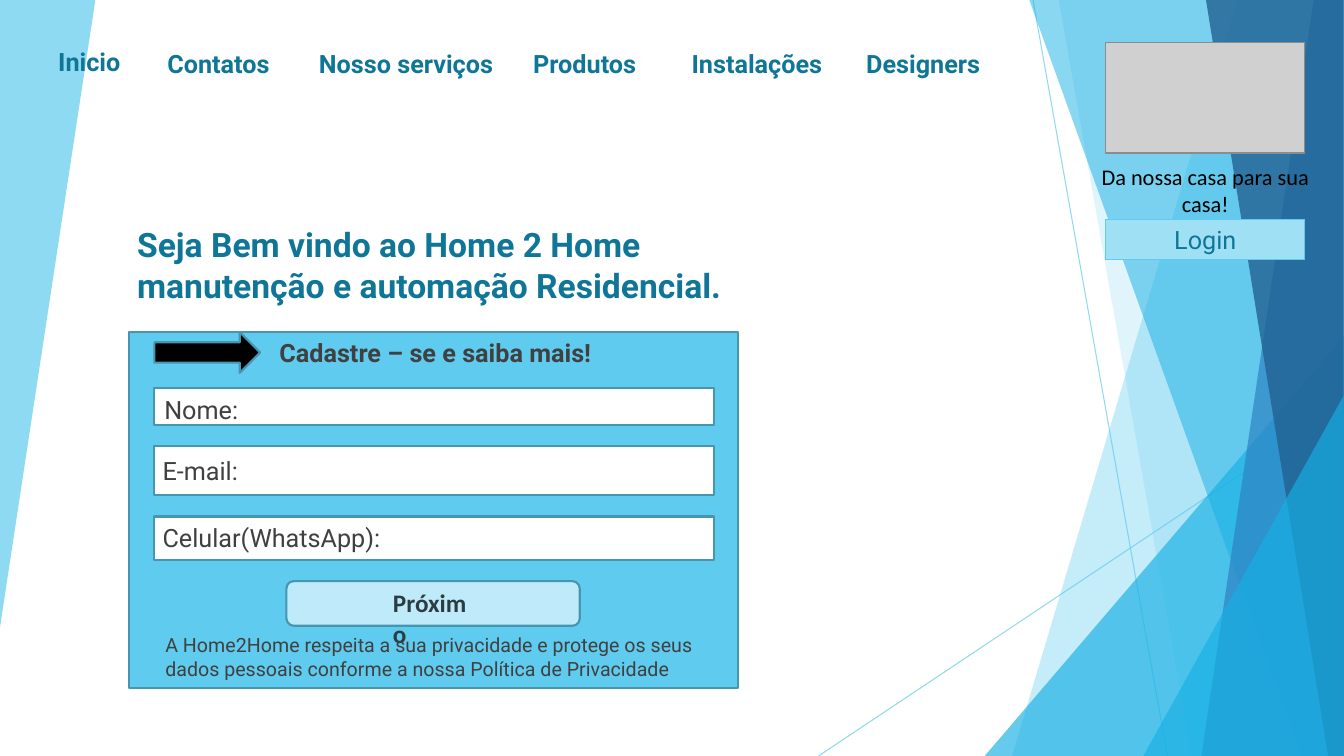
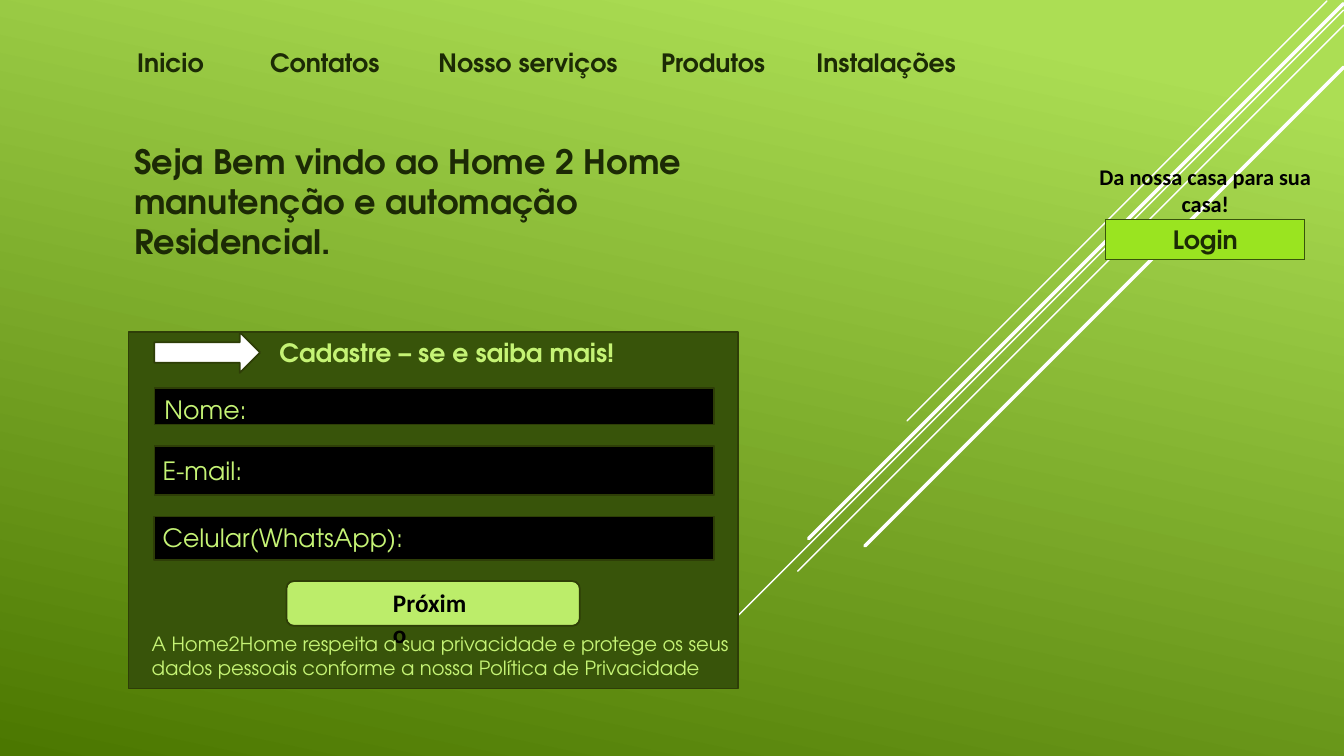
Before and after one commit to JVictor94/projeto, a slide deck: slide 5 of Projeto Automação Prototipo.pptx. Drawn at 1344x756 pixels with LibreOffice and Linux fonts; fonts in the diff are those of the drawing; grey boxes stand for pictures. Boxes give left, top, right and bottom in pixels: in the first picture for what was removed or moved away, otherwise in the second. Text is boxed around its words. In the diff, an @@ line names an element or a change of style, - is before the commit and + after.

```diff
--- a/Projeto Automação Prototipo.pptx
+++ b/Projeto Automação Prototipo.pptx
@@ background #FFFFFF to gradient #ACDF55 to #4C7800 @@
@@ line added from (1344, 10) to (674, 681), #FFFFFF 1 pt @@
@@ line added from (1344, 25) to (798, 572), #FFFFFF 1 pt @@
@@ line added from (1344, 4) to (809, 538), #FFFFFF 2.5 pt @@
@@ line added from (1327, 1) to (907, 421), #FFFFFF 1 pt @@
@@ text "Inicio" moved from (x1=58, y1=48, x2=120, y2=77) to (x1=137, y1=52, x2=203, y2=73) @@
@@ text "Contatos" moved from (x1=167, y1=55, x2=269, y2=74) to (x1=270, y1=53, x2=379, y2=73) @@
@@ text "Nosso serviços" moved from (x1=319, y1=54, x2=493, y2=79) to (x1=438, y1=52, x2=618, y2=79) @@
@@ font Roboto to TeX Gyre Adventor, text colour #0F7698 to #1C2A05 in 6 elements at (x1=137, y1=52, x2=203, y2=73), (x1=270, y1=53, x2=379, y2=73), (x1=438, y1=52, x2=618, y2=79), (x1=134, y1=148, x2=681, y2=229), (x1=816, y1=52, x2=956, y2=79), (x1=661, y1=53, x2=765, y2=73) @@
@@ text "Produtos" moved from (x1=533, y1=54, x2=636, y2=74) to (x1=661, y1=53, x2=765, y2=73) @@
@@ text "Instalações" moved from (x1=692, y1=54, x2=822, y2=79) to (x1=816, y1=52, x2=956, y2=79) @@
@@ text removed at (x1=866, y1=54, x2=980, y2=79) @@
-Designers
@@ picture removed at (x1=1106, y1=42, x2=1306, y2=153) @@
@@ line added from (1344, 68) to (865, 546), #FFFFFF 2.5 pt @@
@@ text "Seja Bem vindo ao Home ..." moved from (x1=137, y1=231, x2=721, y2=306) to (x1=134, y1=148, x2=681, y2=229) @@
@@ text "Da nossa casa para sua ..." at (x1=1099, y1=167, x2=1311, y2=218): bold on @@
@@ rectangle "Login" at (x1=1106, y1=219, x2=1306, y2=259): font Roboto to TeX Gyre Adventor, text colour #0F7698 to #1C2A05, bold on; fill #9FE0F5 to #9AE420; outline #5FCBEF 0.75 pt to #38540A 0.75 pt @@
@@ rectangle at (x1=129, y1=333, x2=738, y2=689): fill #5FCBEF to #38540A; outline #4696B1 1.5 pt to #2E3E07 1.25 pt @@
@@ right arrow at (x1=154, y1=333, x2=260, y2=373): fill #000000 to #FFFFFF; outline #4696B1 1.5 pt to #2E3E07 1.25 pt @@
@@ font Roboto to TeX Gyre Adventor, text colour #404040 to #C5F375 in 5 elements at (x1=164, y1=400, x2=246, y2=431), (x1=163, y1=461, x2=243, y2=481), (x1=163, y1=528, x2=404, y2=553), (x1=152, y1=631, x2=729, y2=679), (x1=279, y1=342, x2=614, y2=363) @@
@@ group removed at (x1=0, y1=0, x2=1344, y2=756): 6 freeform shapes, 2 lines, 2 triangles @@
@@ fill #FFFFFF to #000000; outline #4696B1 1.5 pt to #2E3E07 1.25 pt in 3 elements at (x1=154, y1=388, x2=714, y2=425), (x1=154, y1=446, x2=714, y2=495), (x1=154, y1=516, x2=714, y2=560) @@
@@ rounded rectangle at (x1=286, y1=582, x2=580, y2=626): fill #BFEAF9 to #BCED6A; outline #4696B1 1.5 pt to #2E3E07 1.25 pt @@
@@ text "Próximo" at (x1=383, y1=583, x2=486, y2=623): text colour #2C3C43 to #000000 @@
@@ text "A Home2Home respeita a sua ..." moved from (x1=165, y1=634, x2=693, y2=680) to (x1=152, y1=631, x2=729, y2=679) @@
```
Also in this commit, not shown: 13 other slides changed, 9 slides added, 1 slide removed, 7 other files.
